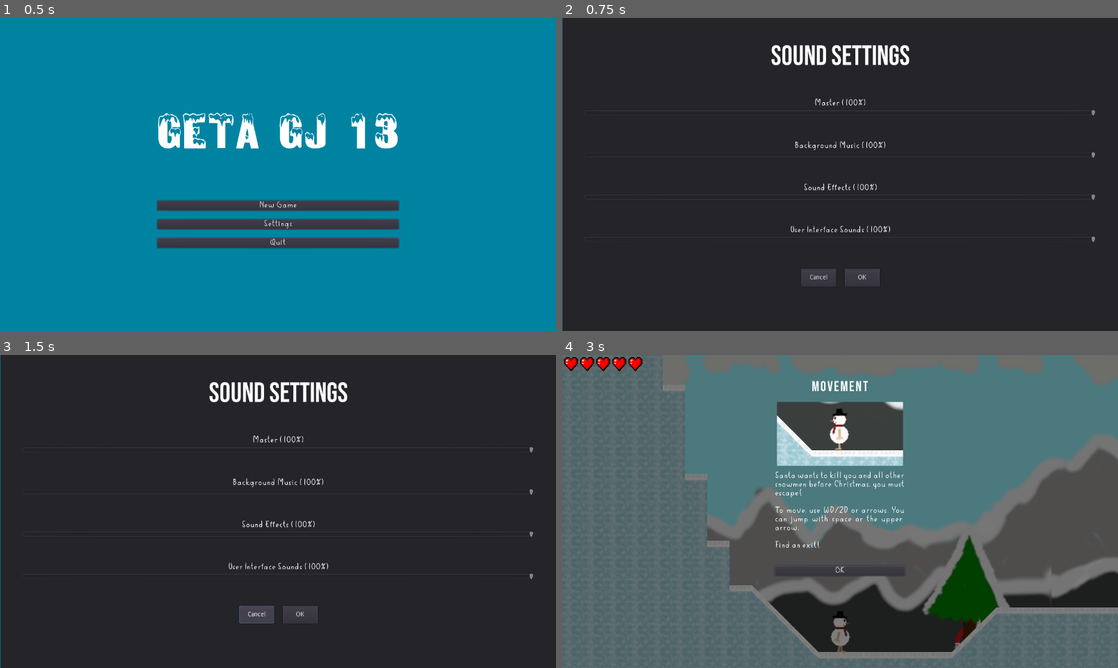
Above: before the commit, frames 1-4 (two rows, left to right).
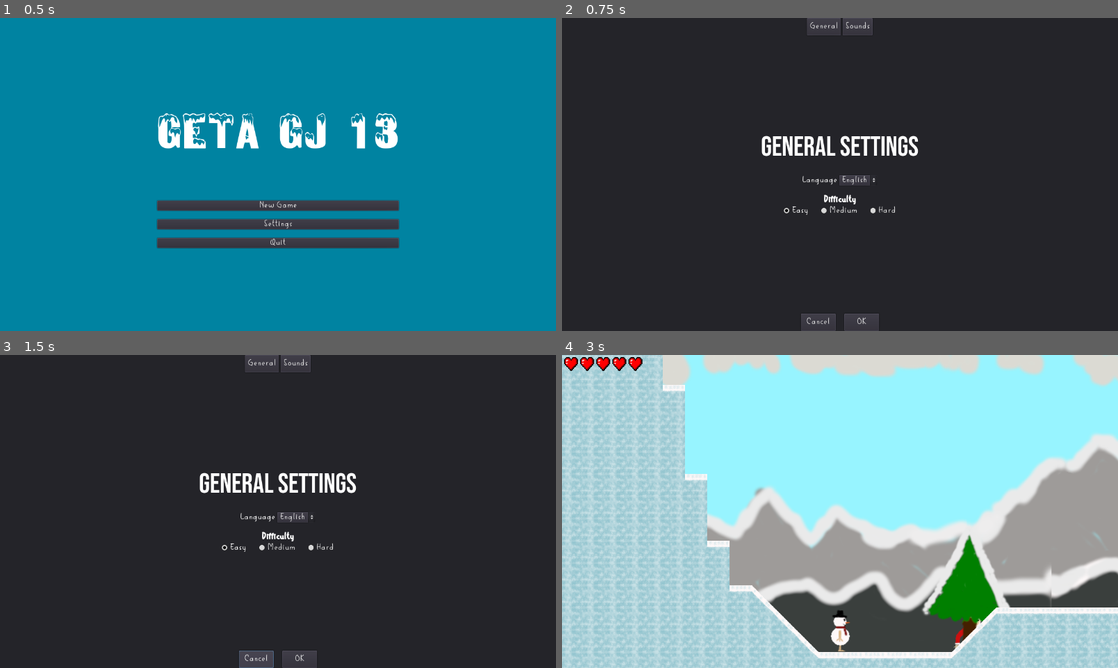
Above: after the commit, the same moments.

Repository: FeelZoR/Geta-GJ-13
Game: Godot game, scene res://src/UI/MainMenu.tscn
Same seed, same stepped clock (60 frames per second), same inputs: the game is played once before the commit and once after it. Sound files missing from this copy of the repository are replaced by a short silence.
Inputs:
- Up to frame 1 (0.5 s): no input
- Up to frame 2 (0.75 s): click "Settings" at 0.5 s
- Up to frame 3 (1.5 s): click "Cancel" at 1.25 s
- Up to frame 4 (3 s): click "New Game" at 2 s; click "OK" at 2.75 s

Frame 1 is identical in both runs. In frame 2, 4.4% of the frame differs, in the area x 0-96%, y 0-100%; in frame 3, 4.7%; in frame 4, 100%, in the area x 0-100%, y 0-100%.

Commit message:
Improve settings menu

Diff:
--- a/assets/localization/translations.csv
+++ b/assets/localization/translations.csv
@@ -58,3 +58,16 @@
 start,New Game,Nouvelle Partie
 main_menu,Return to Menu,Retour au Menu
 game_over,Game Over,Tu es mort
+general_tab_title,General,Général
+sounds_tab_title,Sounds,Sons
+language,Language,Langue
+language_fr,French,Français
+language_en,English,Anglais
+general_settings_title,General Settings,Options Générales
+difficulty,Difficulty,Difficulté
+easy,Easy,Facile
+medium,Medium,Moyen
+hard,Hard,Difficile
+easy_tip,"Enemies have terrible aim, you have lots of health",Les ennemis ont une visée terrible et tu as beaucoup de vie
+medium_tip,"Enemies have correct aim, and you have a decent amount of health",Les ennemis ont une visée correcte et tu as suffisamment de vie
+hard_tip,"Enemies have great aim, and you only have a few hearts",Les ennemis ont une bonne visée et tu as peu de vie
--- a/src/Settings.gd
+++ b/src/Settings.gd
@@ -9,6 +9,11 @@
 var speed_animation = preload("res://assets/graphics/Level/Items/Anim_bst_speed.tres")
 var strength_animation = preload("res://assets/graphics/Level/Items/Anim_bst_strength.tres")
 var jump_animation = preload("res://assets/graphics/Level/Items/Anim_bst_jump.tres")
+
+const EASY_DIFF = 'easy'
+const MEDIUM_DIFF = 'medium'
+const HARD_DIFF = 'hard'
+var difficulty = EASY_DIFF
 
 ##### SOUNDS #####
 const MASTER_BUS = "Master"
@@ -24,8 +29,6 @@
 const BGM_SETTINGS_KEY			= "bgm_settings"
 const SFX_SETTINGS_KEY 			= "sfx_settings"
 const UI_SOUNDS_SETTINGS_KEY	= "ui_sounds_settings"
-const UI_CANCEL					= "ui_cancel"
-const UI_CONFIRM				= "ui_confirm"
 const RESUME_KEY				= "resume"
 const SETTINGS_KEY				= "settings"
 const QUIT_KEY					= "quit"
--- /dev/null
+++ b/src/UI/DifficultyGroup.tres
@@ -0,0 +1,3 @@
+[gd_resource type="ButtonGroup" format=2]
+
+[resource]
--- /dev/null
+++ b/src/UI/GeneralSettings.gd
@@ -0,0 +1,45 @@
+extends Panel
+
+onready var language = $Center/Container/Localization/Value
+onready var easy = $Center/Container/Difficulty/Group/Easy
+onready var medium = $Center/Container/Difficulty/Group/Medium
+onready var hard = $Center/Container/Difficulty/Group/Hard
+onready var click_sound = $Click
+
+func _ready():
+	var i = 0
+	while i < language.get_item_count() and language.get_item_text(i) != "language_" + TranslationServer.get_locale():
+		i += 1
+
+	if i < language.get_item_count():
+		language.select(i)
+
+	if Settings.difficulty == Settings.EASY_DIFF:
+		easy.pressed = true
+	elif Settings.difficulty == Settings.MEDIUM_DIFF:
+		medium.pressed = true
+	elif Settings.difficulty == Settings.HARD_DIFF:
+		hard.pressed = true
+
+func save():
+	var locale = language.get_item_text(language.get_selected_id()).replace('language_', '')
+	TranslationServer.set_locale(locale)
+
+	var diff = Settings.EASY_DIFF
+	if medium.is_pressed():
+		diff = Settings.MEDIUM_DIFF
+	elif hard.is_pressed():
+		diff = Settings.HARD_DIFF
+
+	Settings.difficulty = diff
+
+func _on_pressed():
+	click_sound.play()
+
+func _on_Value_item_selected(index):
+	click_sound.play()
+
+func set_in_game():
+	easy.disabled = true
+	medium.disabled = true
+	hard.disabled = true
--- /dev/null
+++ b/src/UI/GeneralSettings.tscn
@@ -0,0 +1,126 @@
+[gd_scene load_steps=8 format=2]
+
+[ext_resource path="res://src/UI/DifficultyGroup.tres" type="ButtonGroup" id=1]
+[ext_resource path="res://assets/theme/fonts/Tomodachy.otf" type="DynamicFontData" id=2]
+[ext_resource path="res://assets/theme/fonts/Text_desc_font.tres" type="DynamicFont" id=3]
+[ext_resource path="res://assets/theme/fonts/Big_title.tres" type="DynamicFont" id=4]
+[ext_resource path="res://src/UI/GeneralSettings.gd" type="Script" id=5]
+[ext_resource path="res://assets/audio/SFX/ui_click.wav" type="AudioStream" id=6]
+
+[sub_resource type="DynamicFont" id=1]
+outline_size = 1
+extra_spacing_char = 1
+font_data = ExtResource( 2 )
+
+[node name="General" type="Panel"]
+margin_top = 44.0
+margin_right = 1280.0
+margin_bottom = 720.0
+size_flags_vertical = 3
+script = ExtResource( 5 )
+__meta__ = {
+"_edit_use_anchors_": false
+}
+
+[node name="Center" type="CenterContainer" parent="."]
+anchor_right = 1.0
+anchor_bottom = 1.0
+margin_top = -1.94388
+margin_bottom = -1.94385
+__meta__ = {
+"_edit_use_anchors_": false
+}
+
+[node name="Container" type="VBoxContainer" parent="Center"]
+margin_left = 393.0
+margin_top = 239.0
+margin_right = 887.0
+margin_bottom = 436.0
+custom_constants/separation = 25
+alignment = 1
+
+[node name="Label" type="Label" parent="Center/Container"]
+margin_right = 494.0
+margin_bottom = 78.0
+custom_fonts/font = ExtResource( 4 )
+text = "general_settings_title"
+
+[node name="Localization" type="HBoxContainer" parent="Center/Container"]
+margin_top = 103.0
+margin_right = 494.0
+margin_bottom = 126.0
+alignment = 1
+
+[node name="Label" type="Label" parent="Center/Container/Localization"]
+margin_left = 130.0
+margin_top = 3.0
+margin_right = 215.0
+margin_bottom = 20.0
+custom_fonts/font = ExtResource( 3 )
+text = "language"
+
+[node name="Value" type="OptionButton" parent="Center/Container/Localization"]
+margin_left = 219.0
+margin_right = 364.0
+margin_bottom = 23.0
+custom_fonts/font = ExtResource( 3 )
+text = "language_en"
+items = [ "language_en", null, false, 0, null, "language_fr", null, false, 1, null ]
+selected = 0
+
+[node name="Difficulty" type="VBoxContainer" parent="Center/Container"]
+margin_top = 151.0
+margin_right = 494.0
+margin_bottom = 197.0
+alignment = 1
+
+[node name="Label" type="Label" parent="Center/Container/Difficulty"]
+margin_right = 494.0
+margin_bottom = 17.0
+custom_fonts/font = SubResource( 1 )
+text = "difficulty"
+align = 1
+
+[node name="Group" type="HBoxContainer" parent="Center/Container/Difficulty"]
+margin_top = 21.0
+margin_right = 494.0
+margin_bottom = 46.0
+custom_constants/separation = 20
+alignment = 1
+
+[node name="Easy" type="CheckBox" parent="Center/Container/Difficulty/Group"]
+margin_left = 109.0
+margin_right = 177.0
+margin_bottom = 25.0
+hint_tooltip = "easy_tip"
+custom_fonts/font = ExtResource( 3 )
+pressed = true
+group = ExtResource( 1 )
+text = "easy"
+
+[node name="Medium" type="CheckBox" parent="Center/Container/Difficulty/Group"]
+margin_left = 197.0
+margin_right = 294.0
+margin_bottom = 25.0
+hint_tooltip = "medium_tip"
+custom_fonts/font = ExtResource( 3 )
+group = ExtResource( 1 )
+text = "medium"
+
+[node name="Hard" type="CheckBox" parent="Center/Container/Difficulty/Group"]
+margin_left = 314.0
+margin_right = 385.0
+margin_bottom = 25.0
+hint_tooltip = "hard_tip"
+custom_fonts/font = ExtResource( 3 )
+group = ExtResource( 1 )
+text = "hard"
+
+[node name="Click" type="AudioStreamPlayer" parent="."]
+stream = ExtResource( 6 )
+bus = "UI Sounds"
+[connection signal="item_selected" from="Center/Container/Localization/Value" to="." method="_on_Value_item_selected"]
+[connection signal="pressed" from="Center/Container/Localization/Value" to="." method="_on_pressed"]
+[connection signal="pressed" from="Center/Container/Difficulty/Group/Easy" to="." method="_on_pressed"]
+[connection signal="pressed" from="Center/Container/Difficulty/Group/Medium" to="." method="_on_pressed"]
+[connection signal="pressed" from="Center/Container/Difficulty/Group/Hard" to="." method="_on_pressed"]
--- a/src/UI/MainMenu.gd
+++ b/src/UI/MainMenu.gd
@@ -1,10 +1,14 @@
 extends ColorRect
 
-var settings = preload("res://src/UI/SoundSettings.tscn")
+onready var click_sound = $Click
+var settings = preload("res://src/UI/Settings.tscn")
 
 signal settings_closed
+signal click_sound
 
 func _on_Start_pressed():
+	click_sound.play()
+	yield(self, "click_sound")
 	get_tree().change_scene("res://src/Game.tscn")
 
 func _on_Settings_pressed():
@@ -19,4 +23,9 @@
 	emit_signal("settings_closed")
 
 func _on_Quit_pressed():
+	click_sound.play()
+	yield(self, "click_sound")
 	get_tree().quit()
+
+func _on_Click_finished():
+	emit_signal("click_sound")
--- a/src/UI/MainMenu.tscn
+++ b/src/UI/MainMenu.tscn
@@ -1,9 +1,10 @@
-[gd_scene load_steps=5 format=2]
+[gd_scene load_steps=6 format=2]
 
 [ext_resource path="res://assets/theme/fonts/Main_Title.tres" type="DynamicFont" id=1]
 [ext_resource path="res://assets/theme/fonts/Text_desc_font.tres" type="DynamicFont" id=2]
 [ext_resource path="res://src/UI/MainMenu.gd" type="Script" id=3]
 [ext_resource path="res://assets/audio/BGM/off_limits.wav" type="AudioStream" id=4]
+[ext_resource path="res://assets/audio/SFX/ui_click.wav" type="AudioStream" id=5]
 
 [node name="MainMenu" type="ColorRect"]
 anchor_right = 1.0
@@ -64,6 +65,11 @@
 margin_bottom = 109.0
 custom_fonts/font = ExtResource( 2 )
 text = "quit"
+
+[node name="Click" type="AudioStreamPlayer" parent="."]
+stream = ExtResource( 5 )
+bus = "UI Sounds"
 [connection signal="pressed" from="CenterContainer/VBoxContainer/VBoxContainer/Start" to="." method="_on_Start_pressed"]
 [connection signal="pressed" from="CenterContainer/VBoxContainer/VBoxContainer/Settings" to="." method="_on_Settings_pressed"]
 [connection signal="pressed" from="CenterContainer/VBoxContainer/VBoxContainer/Quit" to="." method="_on_Quit_pressed"]
+[connection signal="finished" from="Click" to="." method="_on_Click_finished"]
--- a/src/UI/Pause.gd
+++ b/src/UI/Pause.gd
@@ -1,6 +1,6 @@
 extends ColorRect
 
-var settings_scene = preload("res://src/UI/SoundSettings.tscn")
+var settings_scene = preload("res://src/UI/Settings.tscn")
 
 onready var resume_btn = $Buttons/Resume
 onready var settings_btn = $Buttons/Settings
@@ -31,6 +31,7 @@
 	audio.play()
 	var settings_node = settings_scene.instance()
 	add_child(settings_node)
+	settings_node.set_in_game()
 	settings_node.connect("close", self, "_on_Settings_closed")
 	yield(self, "_settings_closed")
 	settings_node.queue_free()
--- /dev/null
+++ b/src/UI/Settings.gd
@@ -0,0 +1,40 @@
+extends Panel
+
+onready var click_sound = $Click
+onready var general_tab = $Container/General
+onready var sound_tab = $Container/Sound
+
+signal end_sound
+signal close
+
+func _on_General_pressed():
+	click_sound.play()
+	general_tab.visible = true
+	sound_tab.visible = false
+
+func _on_Sound_pressed():
+	click_sound.play()
+	general_tab.visible = false
+	sound_tab.visible = true
+
+func _on_Cancel_pressed():
+	click_sound.play()
+
+	yield(self, "end_sound")
+	emit_signal("close")
+
+func _on_Confirm_pressed():
+	click_sound.play()
+	general_tab.save()
+	sound_tab.save()
+
+	if click_sound.playing:
+		yield(self, "end_sound")
+
+	emit_signal("close")
+
+func _on_Click_finished():
+	emit_signal("end_sound")
+
+func set_in_game():
+	general_tab.set_in_game()
--- /dev/null
+++ b/src/UI/Settings.tscn
@@ -0,0 +1,92 @@
+[gd_scene load_steps=6 format=2]
+
+[ext_resource path="res://src/UI/Settings.gd" type="Script" id=1]
+[ext_resource path="res://src/UI/SoundSettings.tscn" type="PackedScene" id=2]
+[ext_resource path="res://assets/theme/fonts/Text_desc_font.tres" type="DynamicFont" id=3]
+[ext_resource path="res://src/UI/GeneralSettings.tscn" type="PackedScene" id=4]
+[ext_resource path="res://assets/audio/SFX/ui_click.wav" type="AudioStream" id=5]
+
+[node name="Settings" type="Panel"]
+anchor_right = 1.0
+anchor_bottom = 1.0
+script = ExtResource( 1 )
+__meta__ = {
+"_edit_use_anchors_": false
+}
+
+[node name="Container" type="VBoxContainer" parent="."]
+anchor_right = 1.0
+anchor_bottom = 1.0
+__meta__ = {
+"_edit_use_anchors_": false
+}
+
+[node name="HBoxContainer" type="HBoxContainer" parent="Container"]
+margin_right = 1280.0
+margin_bottom = 40.0
+rect_min_size = Vector2( 0, 40 )
+alignment = 1
+__meta__ = {
+"_edit_use_anchors_": false
+}
+
+[node name="General" type="Button" parent="Container/HBoxContainer"]
+margin_left = 468.0
+margin_right = 643.0
+margin_bottom = 40.0
+custom_fonts/font = ExtResource( 3 )
+text = "general_tab_title"
+
+[node name="Sound" type="Button" parent="Container/HBoxContainer"]
+margin_left = 647.0
+margin_right = 812.0
+margin_bottom = 40.0
+custom_fonts/font = ExtResource( 3 )
+text = "sounds_tab_title"
+
+[node name="General" parent="Container" instance=ExtResource( 4 )]
+margin_bottom = 676.0
+
+[node name="Sound" parent="Container" instance=ExtResource( 2 )]
+visible = false
+anchor_left = 0.0
+anchor_top = 0.0
+anchor_right = 0.0
+anchor_bottom = 0.0
+margin_left = 0.0
+margin_top = 44.0
+margin_right = 1280.0
+margin_bottom = 676.0
+size_flags_vertical = 3
+
+[node name="validate" type="HBoxContainer" parent="Container"]
+margin_top = 680.0
+margin_right = 1280.0
+margin_bottom = 720.0
+custom_constants/separation = 20
+alignment = 1
+
+[node name="Cancel" type="Button" parent="Container/validate"]
+margin_left = 527.0
+margin_right = 624.0
+margin_bottom = 40.0
+rect_min_size = Vector2( 80, 40 )
+custom_fonts/font = ExtResource( 3 )
+text = "ui_cancel"
+
+[node name="Confirm" type="Button" parent="Container/validate"]
+margin_left = 644.0
+margin_right = 752.0
+margin_bottom = 40.0
+rect_min_size = Vector2( 80, 40 )
+custom_fonts/font = ExtResource( 3 )
+text = "ui_confirm"
+
+[node name="Click" type="AudioStreamPlayer" parent="."]
+stream = ExtResource( 5 )
+bus = "UI Sounds"
+[connection signal="pressed" from="Container/HBoxContainer/General" to="." method="_on_General_pressed"]
+[connection signal="pressed" from="Container/HBoxContainer/Sound" to="." method="_on_Sound_pressed"]
+[connection signal="pressed" from="Container/validate/Cancel" to="." method="_on_Cancel_pressed"]
+[connection signal="pressed" from="Container/validate/Confirm" to="." method="_on_Confirm_pressed"]
+[connection signal="finished" from="Click" to="." method="_on_Click_finished"]
--- a/src/UI/SoundSettings.gd
+++ b/src/UI/SoundSettings.gd
@@ -17,17 +17,8 @@
 onready var ui_title = $Margin/Container/UI/Title
 onready var ui_bar = $Margin/Container/UI/Bar
 
-onready var ok_button = $Margin/Container/Buttons/Ok
-onready var cancel_button = $Margin/Container/Buttons/Cancel
-
-var closing = false
-
-signal close
-
 func _ready():
 	global_title.text = tr(Settings.SOUND_SETTINGS_KEY)
-	ok_button.text = tr(Settings.UI_CONFIRM)
-	cancel_button.text = tr(Settings.UI_CANCEL)
 
 	_initialize(master_bar, Settings.MASTER_BUS)
 	_initialize(bgm_bar, Settings.BGM_BUS)
@@ -78,18 +69,8 @@
 		AudioServer.set_bus_mute(bus_id, false)
 		AudioServer.set_bus_volume_db(bus_id, _get_db_intensity(bar_value))
 
-func _on_Ok_pressed():
+func save():
 	_update_intensity(master_bar.value, Settings.MASTER_BUS)
 	_update_intensity(bgm_bar.value, Settings.BGM_BUS)
 	_update_intensity(sfx_bar.value, Settings.SFX_BUS)
 	_update_intensity(ui_bar.value, Settings.UI_BUS)
-	sound.play()
-	closing = true
-
-func _on_Cancel_pressed():
-	sound.play()
-	closing = true
-
-func _on_UI_Sound_finished():
-	if closing:
-		emit_signal("close")
--- a/src/UI/SoundSettings.tscn
+++ b/src/UI/SoundSettings.tscn
@@ -113,25 +113,6 @@
 margin_right = 1180.0
 margin_bottom = 37.0
 
-[node name="Buttons" type="HBoxContainer" parent="Margin/Container"]
-margin_top = 527.0
-margin_right = 1180.0
-margin_bottom = 567.0
-custom_constants/separation = 20
-alignment = 1
-
-[node name="Cancel" type="Button" parent="Margin/Container/Buttons"]
-margin_left = 500.0
-margin_right = 580.0
-margin_bottom = 40.0
-rect_min_size = Vector2( 80, 40 )
-
-[node name="Ok" type="Button" parent="Margin/Container/Buttons"]
-margin_left = 600.0
-margin_right = 680.0
-margin_bottom = 40.0
-rect_min_size = Vector2( 80, 40 )
-
 [node name="UI_Sound" type="AudioStreamPlayer" parent="."]
 stream = ExtResource( 3 )
 bus = "UI Sounds"
@@ -139,6 +120,3 @@
 [connection signal="value_changed" from="Margin/Container/BGM/Bar" to="." method="_on_BgmBar_value_changed"]
 [connection signal="value_changed" from="Margin/Container/SFX/Bar" to="." method="_on_SfxBar_value_changed"]
 [connection signal="value_changed" from="Margin/Container/UI/Bar" to="." method="_on_UiBar_value_changed"]
-[connection signal="pressed" from="Margin/Container/Buttons/Cancel" to="." method="_on_Cancel_pressed"]
-[connection signal="pressed" from="Margin/Container/Buttons/Ok" to="." method="_on_Ok_pressed"]
-[connection signal="finished" from="UI_Sound" to="." method="_on_UI_Sound_finished"]
Binary file changed: assets/localization/translations.en.translation
Binary file changed: assets/localization/translations.fr.translation
